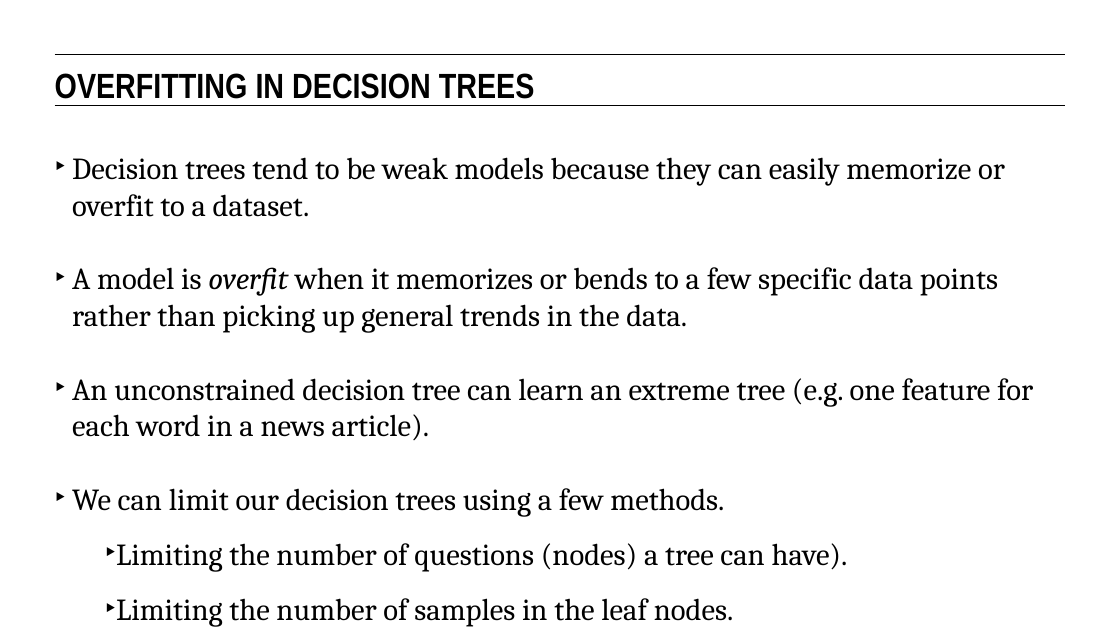
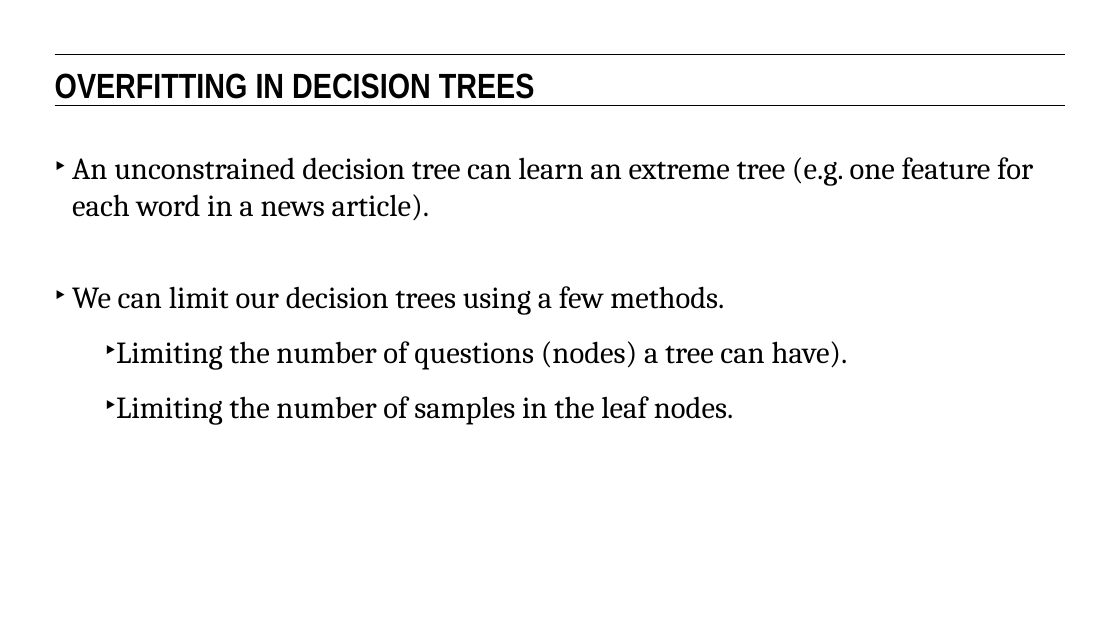
Before and after one commit to eflautt/ga-data-science, a slide deck: slide 36 of lessons/lesson-12/12-decision-trees-and-random-forests.pptx (slide 32 before the commit). Drawn at 1120x629 pixels with LibreOffice and Linux fonts; fonts in the diff are those of the drawing. Boxes give left, top, right and bottom in pixels: in the first picture for what was removed or moved away, otherwise in the second. Text is boxed around its words. In the diff, an @@ line names an element or a change of style, - is before the commit and + after.

```diff
--- a/lessons/lesson-12/12-decision-trees-and-random-forests.pptx
+++ b/lessons/lesson-12/12-decision-trees-and-random-forests.pptx
@@ text at [72,157,1005,333]: paragraphs removed @@
-‣ Decision trees tend to be weak models because they can easily memorize or overfit to a dataset.
-‣ A model is overfit when it memorizes or bends to a few specific data points rather than picking up general trends in the data.
@@ text at [72,286,724,315]: line spacing 1 to 1.5 @@
```
Also in this commit, not shown: 11 other slides changed, 5 slides added.
